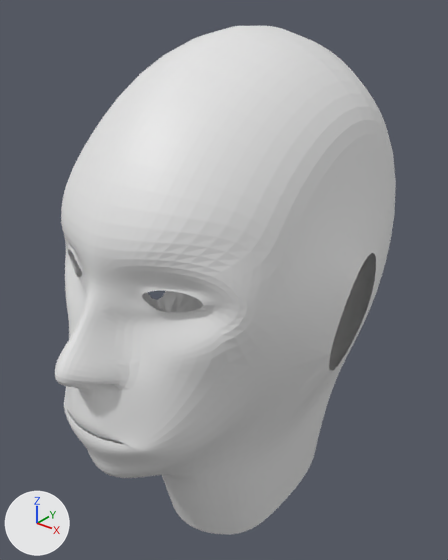
A saved change to the Blender file justin3.blend.
The view is the same before and after, from a 50 mm lens placed at (7.9, -9.57, 6.21), pointed at (-0.15, 0.49, -0.03). Every picture has the same lights, and +X, +Y and +Z are marked at lower left.
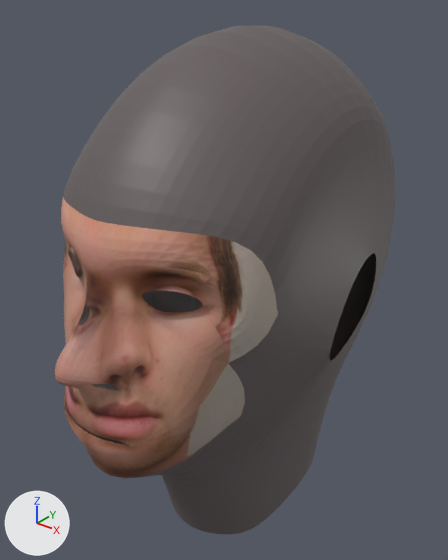
What differs and where, as boxes [x1, y1, x2, y2] in the pictures (448 x 560 px; the box of a moved part takes in the faces that stretch with it):
'Plane', recoloured, reshaped, surface changed (white to grey)
    both: [55, 26, 396, 534]
part 1 of me_plane, moved or reshaped
    before: [64, 242, 330, 475]
    after: [63, 243, 330, 475]
part 2 of me_plane, moved or reshaped
    before: [144, 231, 392, 453]
    after: [144, 231, 392, 452]

The change, as a list of edits to the scene's bpy script:
```text
Add img_img_20130202_124859_jpg:
    img_img_20130202_124859_jpg = load_image('IMG_20130202_124859.jpg', 'images/IMG_20130202_124859.jpg', 2448, 3264, 'sRGB')
Add mat_img_20130202_124859_jpg:
    mat_img_20130202_124859_jpg = principled_material('IMG_20130202_124859.jpg')
    mat_img_20130202_124859_jpg.texture = img_img_20130202_124859_jpg
Change me_plane:
    used by ob_plane; location = (0.0, -3.36, 1.2); rotation_euler = (-1.571, 0.0, -3.142), in degrees (-90, 0, -180)
    remove me_plane.from_pydata(...)  # 149 vertices, 122 faces; spans x -2.99..0.0, y -4.45..7.54, z -8.58..1.22
    add me_plane.from_pydata(...)  # 149 vertices, 122 faces; spans x -2.96..0.0, y -4.45..7.54, z -8.58..1.22
    me_plane part 1
    me_plane.vertices[11].co: (-2.01, 2.99, -2.13) -> (-2.01, 2.84, -2.02)
    me_plane.vertices[12].co: (-2.24, 0.46, -0.99) -> (-2.24, 0.46, -0.89)
    me_plane.vertices[26].co: (-1.22, 2.78, 0.09) -> (-1.17, 2.64, 0.12)
    me_plane.vertices[34].co: (-1.98, 1.53, -0.91) -> (-2.2, 1.52, -0.75)
    me_plane.vertices[39].co: (-0.57, 2.4, 0.4) -> (-0.6, 2.4, 0.4)
    me_plane.vertices[133].co: (-1.01, 2.73, 0.28) -> (-0.96, 2.68, 0.3)
    me_plane.vertices[142].co: (-1.33, 1.23, -0.28) -> (-1.33, 1.23, -0.24)
    me_plane.vertices[143].co: (-0.88, 2.58, 0.25) -> (-0.9, 2.54, 0.25)
    me_plane part 2
    me_plane.vertices[108].co: (-2.6, 3.08, -4.32) -> (-2.6, 2.57, -4.32)
    me_plane part 3: texture (UV) coordinates changed
    add me_plane.materials.append(mat_img_20130202_124859_jpg)  # picture img_img_20130202_124859_jpg
```
